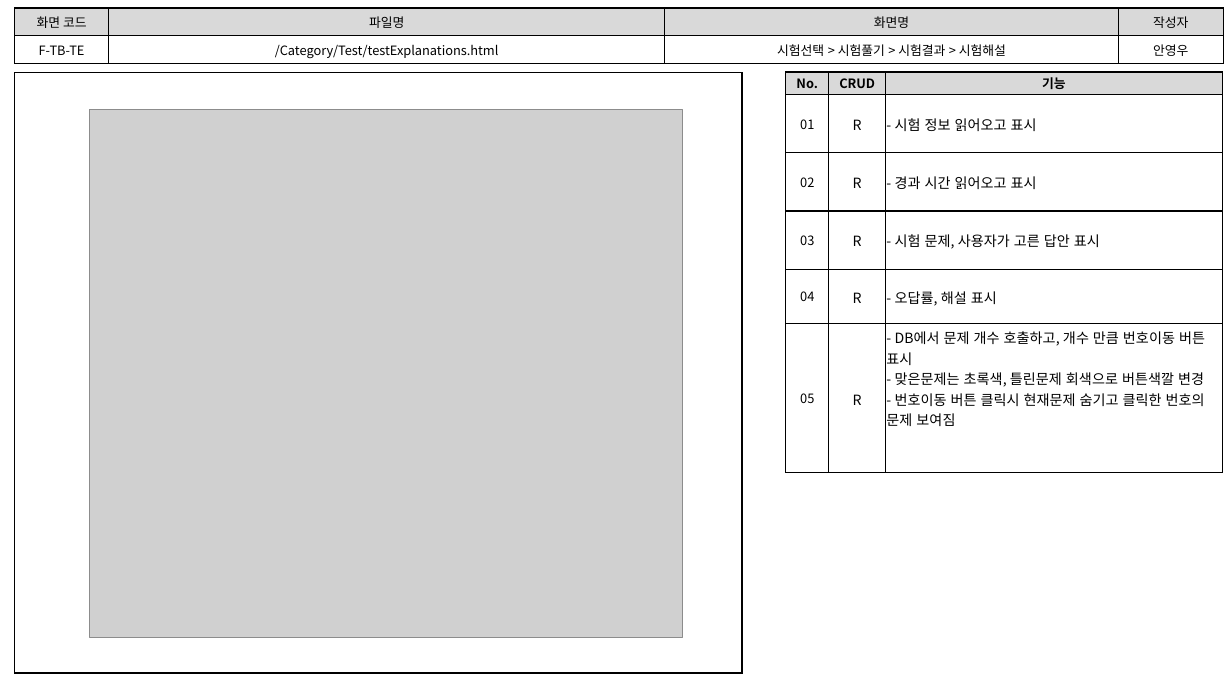
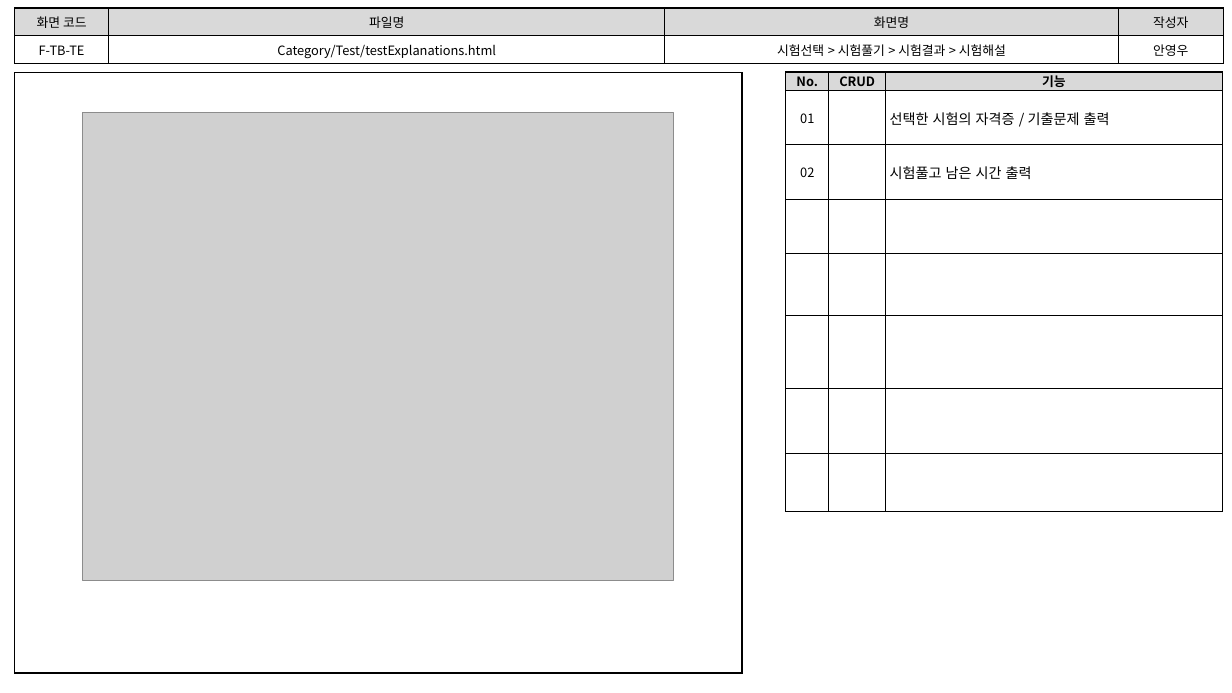
Before and after one commit to index506/cosmo6th_3thGroup, a slide deck: slide 9 of Text/02.화면설계도/3th_Project_화면 설계도(6기_안영우).pptx (slide 5 before the commit). Drawn at 1232x693 pixels with LibreOffice and Linux fonts; fonts in the diff are those of the drawing; grey boxes stand for pictures. Boxes give left, top, right and bottom in pixels: in the first picture for what was removed or moved away, otherwise in the second. Text is boxed around its words. In the diff, an @@ line names an element or a change of style, - is before the commit and + after.

```diff
--- a/Text/02.화면설계도/3th_Project_화면 설계도(6기_안영우).pptx
+++ b/Text/02.화면설계도/3th_Project_화면 설계도(6기_안영우).pptx
@@ table at (15,8,1224,63) @@
-row 2, column 2: /Category/Test/testExplanations.html
+row 2, column 2: Category/Test/testExplanations.html
@@ table at (786,72,1222,511) @@
-row 2: 01 | R | - 시험 정보 읽어오고 표시
-row 3: 02 | R | - 경과 시간 읽어오고 표시
-row 4: 03 | R | - 시험 문제, 사용자가 고른 답안 표시
-row 5: 04 | R | - 오답률, 해설 표시
-row 6: 05 | R | - DB에서 문제 개수 호출하고, 개수 만큼 번호이동 버튼 표시 - 맞은문제는 초록색, 틀린문제 회색으로 버튼색깔 변경 - 번호이동 버튼 클릭시 현재문제 숨기고 클릭한 번호의 문제 보여짐
+row 2: 01 |  | 선택한 시험의 자격증 / 기출문제 출력
+row 3: 02 |  | 시험풀고 남은 시간 출력
+row 4:  |  | 
+row 5:  |  | 
+row 6:  |  | 
+row 7:  |  | 
+row 8:  |  | 
@@ picture: place and size @@
-picture at (90,110,683,638)
+picture at (83,113,675,580)
```
Also in this commit, not shown: 3 other slides changed, 7 slides added, 1 slide removed, 2 other files.
